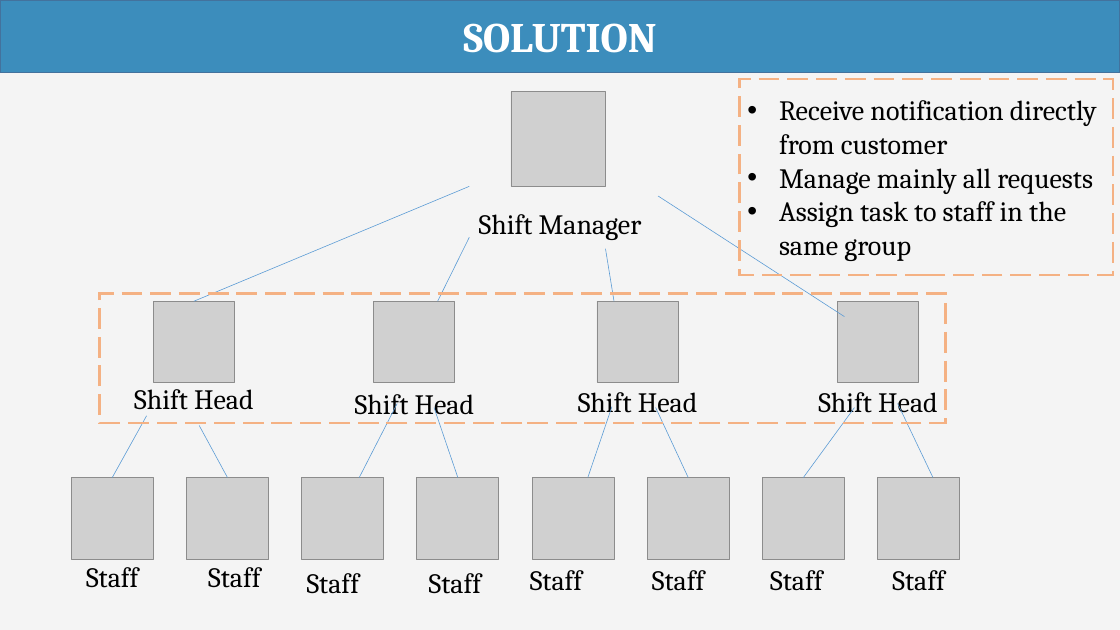
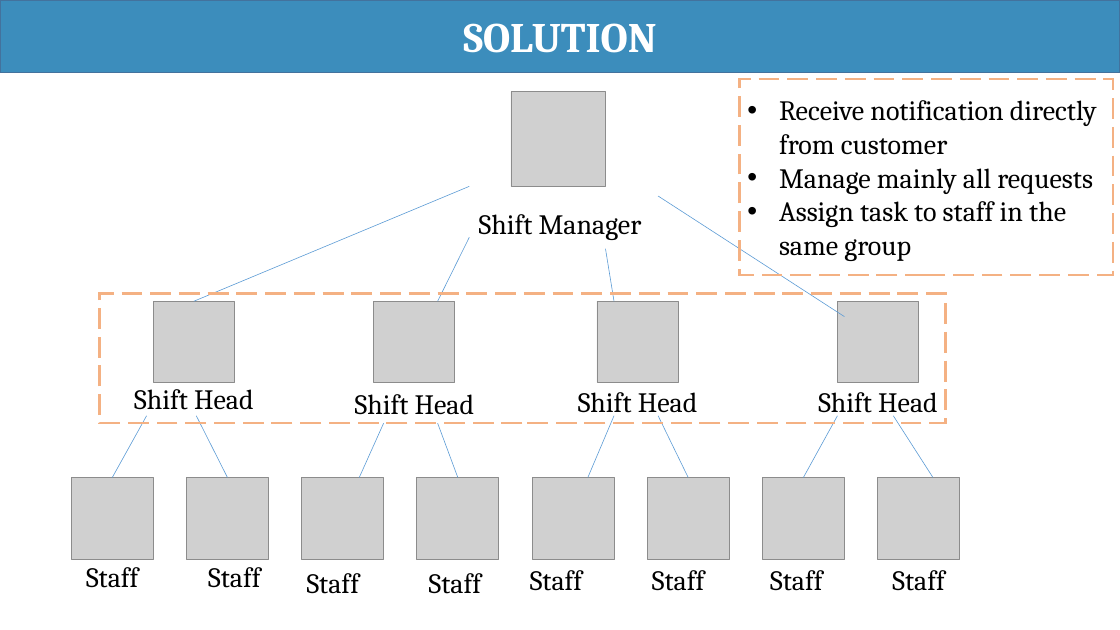
Before and after one commit to haltt051093/IMS-datacenter, a slide deck: slide 11 of Document/Presentation/IMS_20160413_Presentation.pptx (slide 15 before the commit). Drawn at 1120x630 pixels with LibreOffice and Linux fonts; fonts in the diff are those of the drawing; grey boxes stand for pictures. Boxes give left, top, right and bottom in pixels: in the first picture for what was removed or moved away, otherwise in the second. Text is boxed around its words. In the diff, an @@ line names an element or a change of style, - is before the commit and + after.

```diff
--- a/Document/Presentation/IMS_20160413_Presentation.pptx
+++ b/Document/Presentation/IMS_20160413_Presentation.pptx
@@ background #F4F4F4 to #FFFFFF @@
@@ line moved from (199, 426) - (228, 477) to (197, 416) - (228, 477) @@
@@ line moved from (613, 407) - (588, 477) to (614, 416) - (588, 477) @@
@@ line moved from (656, 408) - (688, 477) to (658, 416) - (688, 477) @@
@@ line moved from (854, 408) - (803, 477) to (838, 416) - (803, 477) @@
@@ line moved from (898, 403) - (933, 477) to (893, 416) - (933, 477) @@
@@ line moved from (397, 403) - (360, 477) to (384, 423) - (360, 477) @@
@@ line moved from (434, 408) - (458, 477) to (438, 423) - (458, 477) @@
```
Also in this commit, not shown: 7 other slides changed, 2 slides added, 1 slide removed, 3 other files.
